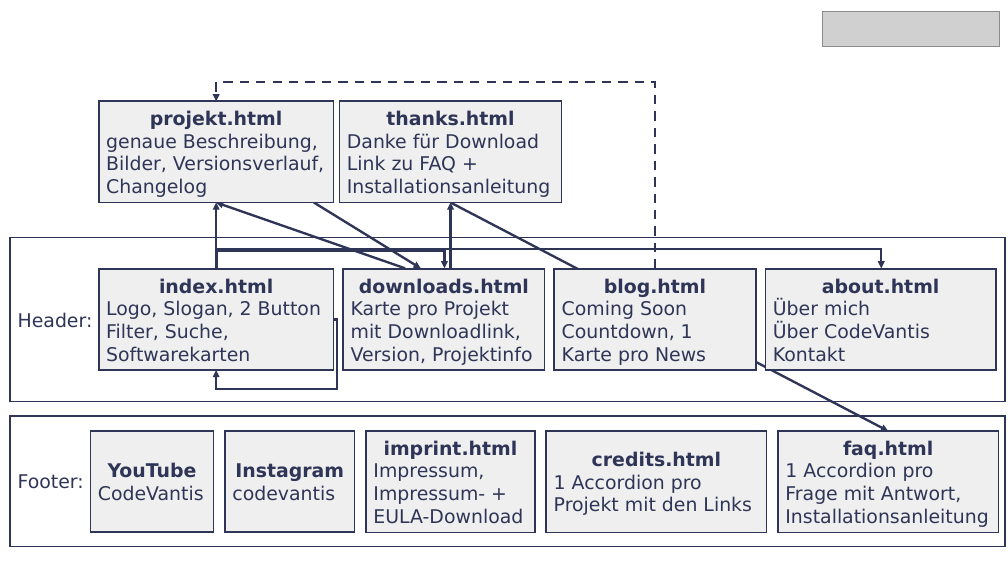
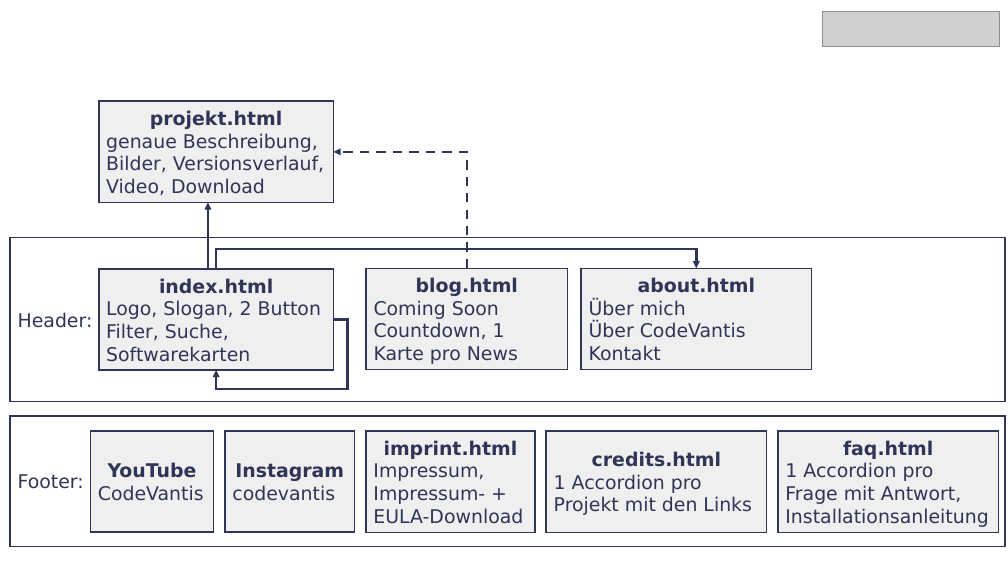
Before and after one commit to CodeVantis/codevantis.github.io, a slide deck: slide 12 of documents/CodeVantis.pptx. Drawn at 1008x567 pixels with LibreOffice and Linux fonts; fonts in the diff are those of the drawing; grey boxes stand for pictures. Boxes give left, top, right and bottom in pixels: in the first picture for what was removed or moved away, otherwise in the second. Text is boxed around its words. In the diff, an @@ line names an element or a change of style, - is before the commit and + after.

Commit message:
Downloads-Page removed & software-page preparation
- new credits added (for software-pages)
- language_select: path adjustment (neccessary for software-pages)
- Images added (for software-pages)
- translations added (for software-pages)

```diff
--- a/documents/CodeVantis.pptx
+++ b/documents/CodeVantis.pptx
@@ rectangle removed at [340,101,562,203] @@
-thanks.html
-Danke für Download
-Link zu FAQ + Installationsanleitung
@@ text in rectangle at [106,133,324,195]: text changed @@
-genaue Beschreibung, Bilder, Versionsverlauf, Changelog
+genaue Beschreibung, Bilder, Versionsverlauf, Video, Download
@@ elbow arrow moved from (655, 269) - (216, 101) to (467, 268) - (333, 152) @@
@@ arrow moved from (216, 269) - (216, 203) to (208, 269) - (208, 203) @@
@@ arrow removed from (405, 268) to (216, 203) @@
@@ arrow removed from (314, 203) to (421, 268) @@
@@ arrow removed from (451, 203) to (889, 431) @@
@@ arrow removed from (451, 268) to (451, 203) @@
@@ elbow arrow moved from (217, 269) - (882, 268) to (216, 269) - (696, 268) @@
@@ elbow arrow removed from (217, 269) to (445, 268) @@
@@ rectangle removed at [343,269,545,371] @@
-downloads.html
-Karte pro Projekt mit Downloadlink,
-Version, Projektinfo
@@ rectangle "blog.html": place and size @@
-rectangle "blog.html" at [554,269,756,371]
+rectangle "blog.html" at [366,268,568,370]
@@ rectangle "about.html": place and size @@
-rectangle "about.html" at [766,269,997,371]
+rectangle "about.html" at [582,268,812,370]
@@ elbow arrow (333, 320) - (216, 371): route changed @@
```
Also in this commit, not shown: 13 other files.
